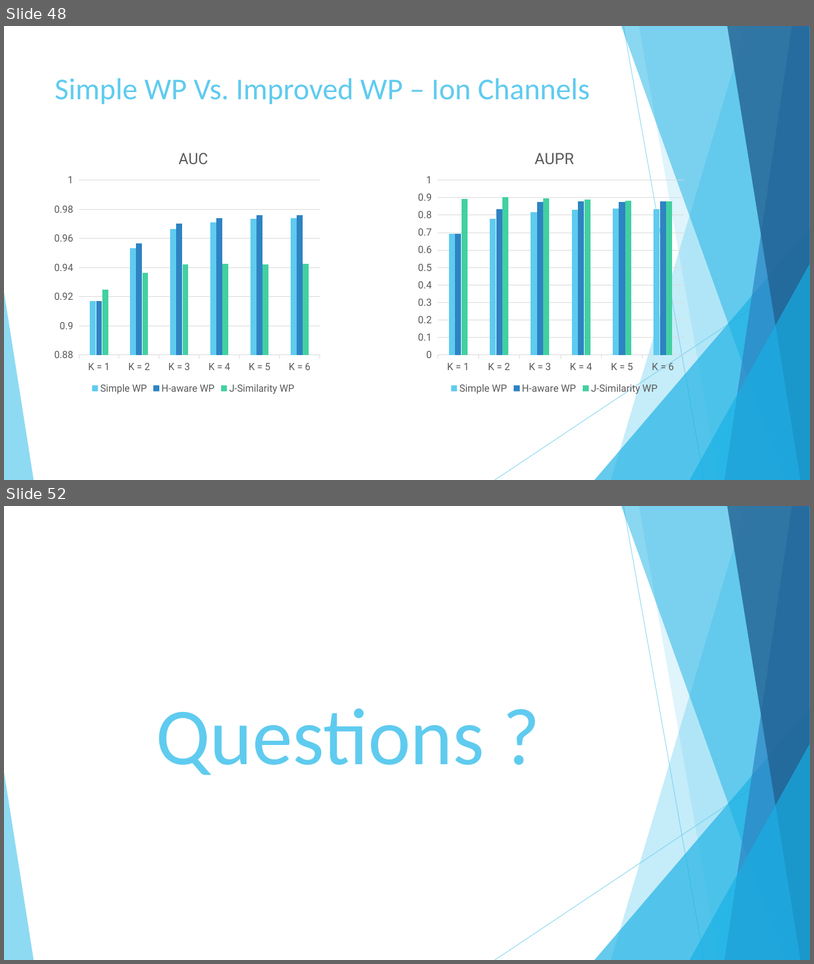
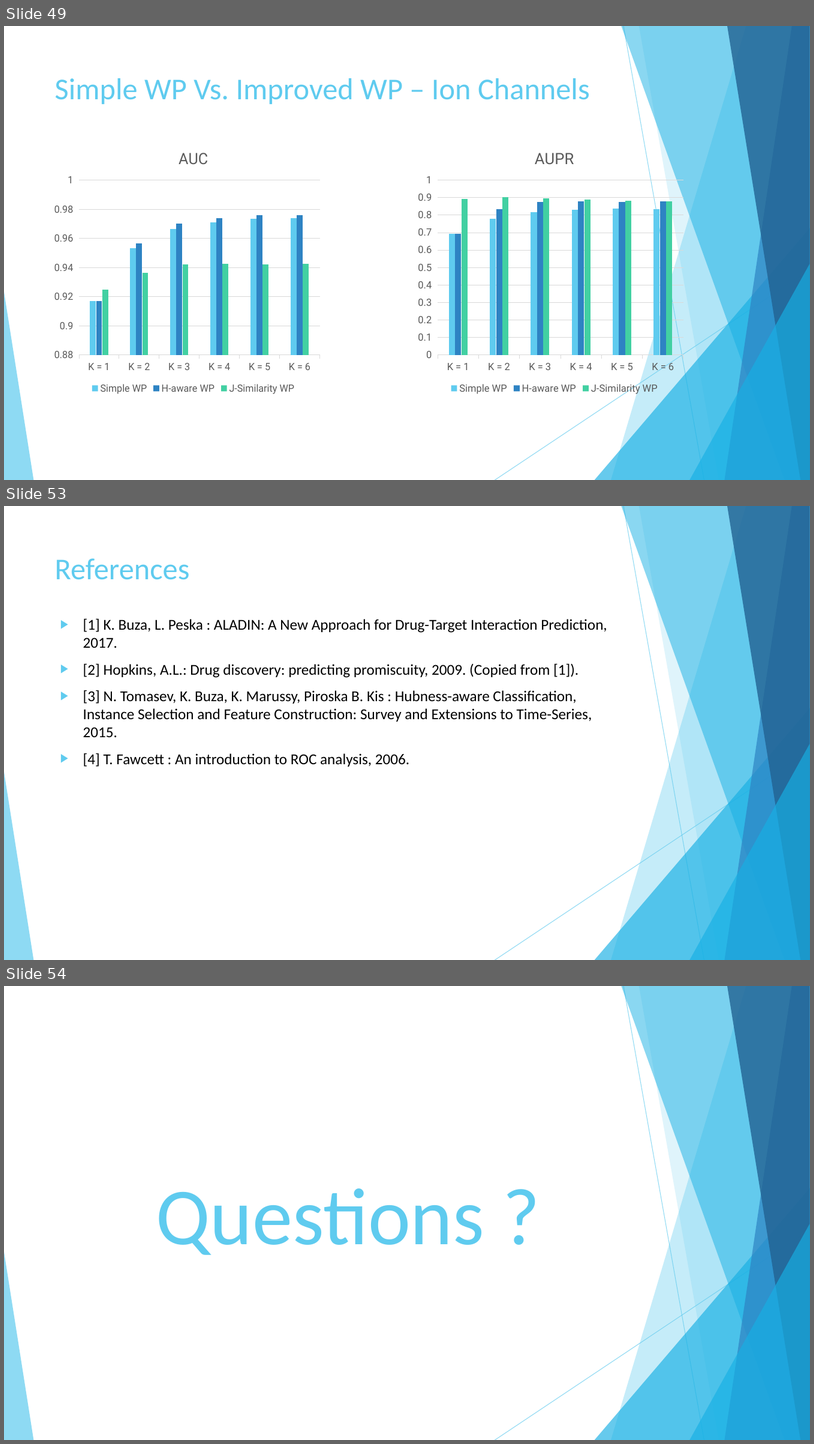
Before and after one commit to AbdullahAlZoabi/Drug-Target-Interaction-Prediction, a slide deck: Drug-Target Interaction Prediction.pptx. Shown one above the other, each under a label of ours: slides 48 and 52 before the commit, slides 49, 53 and 54 after it; the slides between them are not shown. The pictures are 814x964 and 814x1444 pixels, drawn with LibreOffice and Linux fonts; fonts in the diff are those of the drawing. Boxes give left, top, right and bottom in pixels: in the first picture for what was removed or moved away, otherwise in the second. Text is boxed around its words. In the diff, an @@ line names an element or a change of style, - is before the commit and + after.

```diff
--- a/Drug-Target Interaction Prediction.pptx
+++ b/Drug-Target Interaction Prediction.pptx
@@ slide 53 added at box(4, 506, 810, 960), background #FFFFFF; not listed: 10 template elements that a slide beside it also shows @@
@@ title added at box(55, 558, 190, 580), 36 pt, text #5FCBEF @@
+References
@@ text added at box(83, 618, 607, 766), 18 pt, text #000000 @@
+▶ [1] K. Buza, L. Peska : ALADIN: A New Approach for Drug-Target Interaction Prediction, 2017.
+▶ [2] Hopkins, A.L.: Drug discovery: predicting promiscuity, 2009. (Copied from [1]).
+▶ [3] N. Tomasev, K. Buza, K. Marussy, Piroska B. Kis : Hubness-aware Classification, Instance Selection and Feature Construction: Survey and Extensions to Time-Series, 2015.
+▶ [4] T. Fawcett : An introduction to ROC analysis, 2006.
@@ what was slide 48 is now slide 49 @@
@@ what was slide 52 is now slide 54 @@
```
Also in this commit, not shown: 7 slides changed, 2 other slides added, 1 slide removed.
